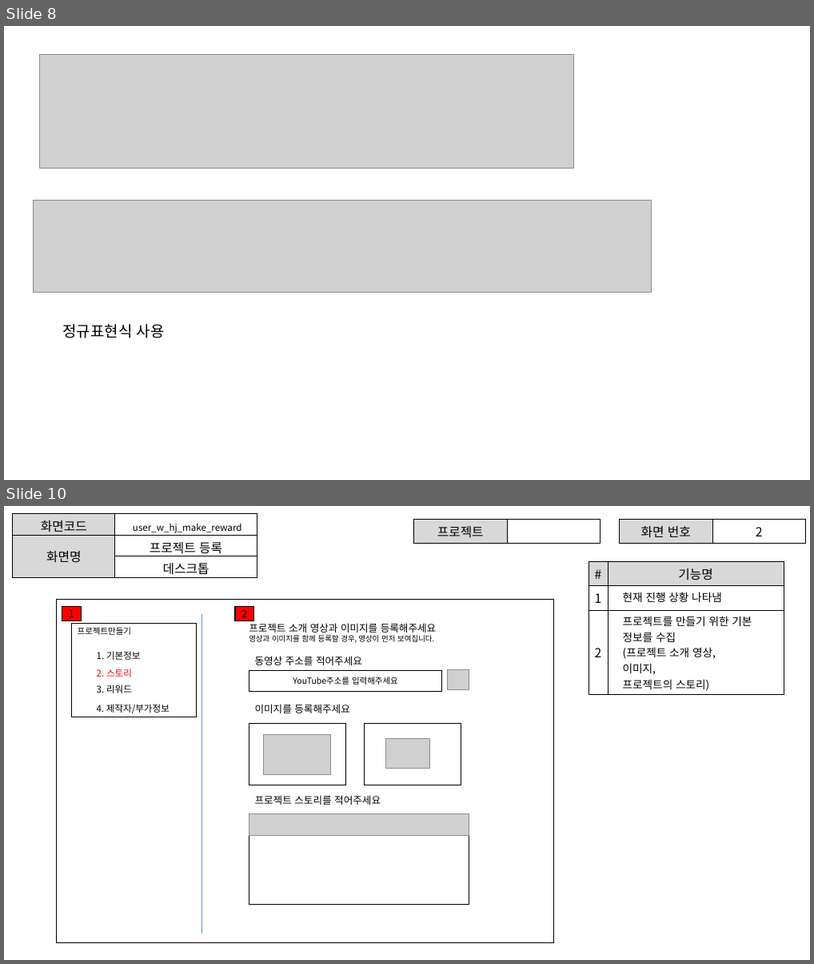
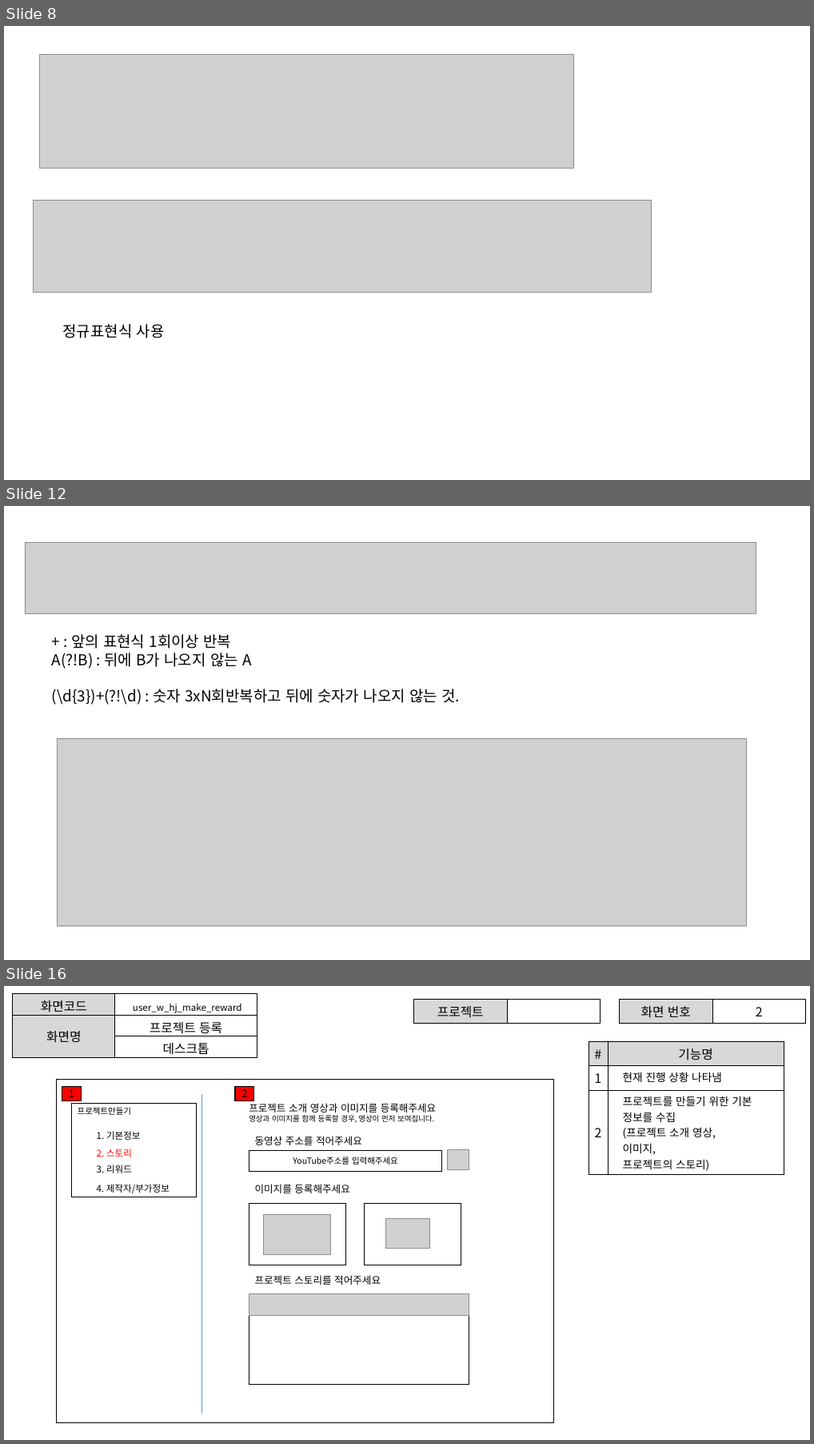
Before and after one commit to ezenteam2/EzenCrowdFunding, a slide deck: project03 화면설계서/project03 - 화면 설계서 - 형준.pptx. Shown one above the other, each under a label of ours: slides 8 and 10 before the commit, slides 8, 12 and 16 after it; the slides between them are not shown. The pictures are 814x964 and 814x1444 pixels, drawn with LibreOffice and Linux fonts; fonts in the diff are those of the drawing; grey boxes stand for pictures. Boxes give left, top, right and bottom in pixels: in the first picture for what was removed or moved away, otherwise in the second. Text is boxed around its words. In the diff, an @@ line names an element or a change of style, - is before the commit and + after.

```diff
--- a/project03 화면설계서/project03 - 화면 설계서 - 형준.pptx
+++ b/project03 화면설계서/project03 - 화면 설계서 - 형준.pptx
@@ slide 12 added at box(4, 506, 810, 960), background #FFFFFF @@
@@ picture added at box(25, 543, 756, 614) @@
@@ text added at box(52, 634, 460, 704), 18 pt, text #000000 @@
++ : 앞의 표현식 1회이상 반복
+A(?!B) : 뒤에 B가 나오지 않는 A
+(\d{3})+(?!\d) : 숫자 3xN회반복하고 뒤에 숫자가 나오지 않는 것.
@@ picture added at box(58, 738, 747, 926) @@
@@ what was slide 10 is now slide 16 @@
```
Also in this commit, not shown: 6 other slides added, 1 slide removed.
